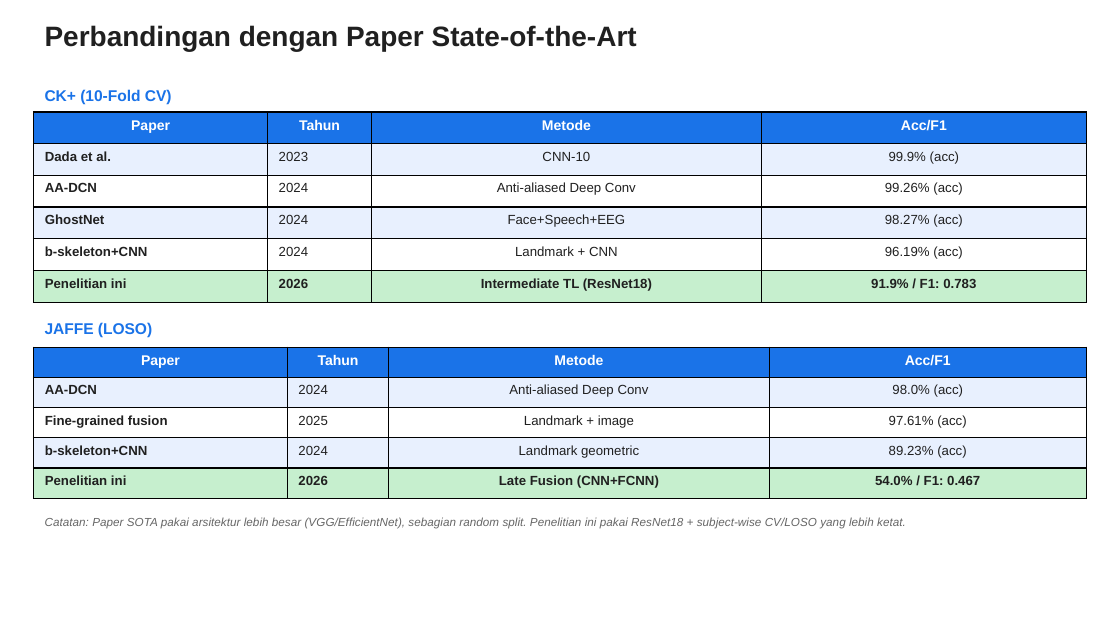
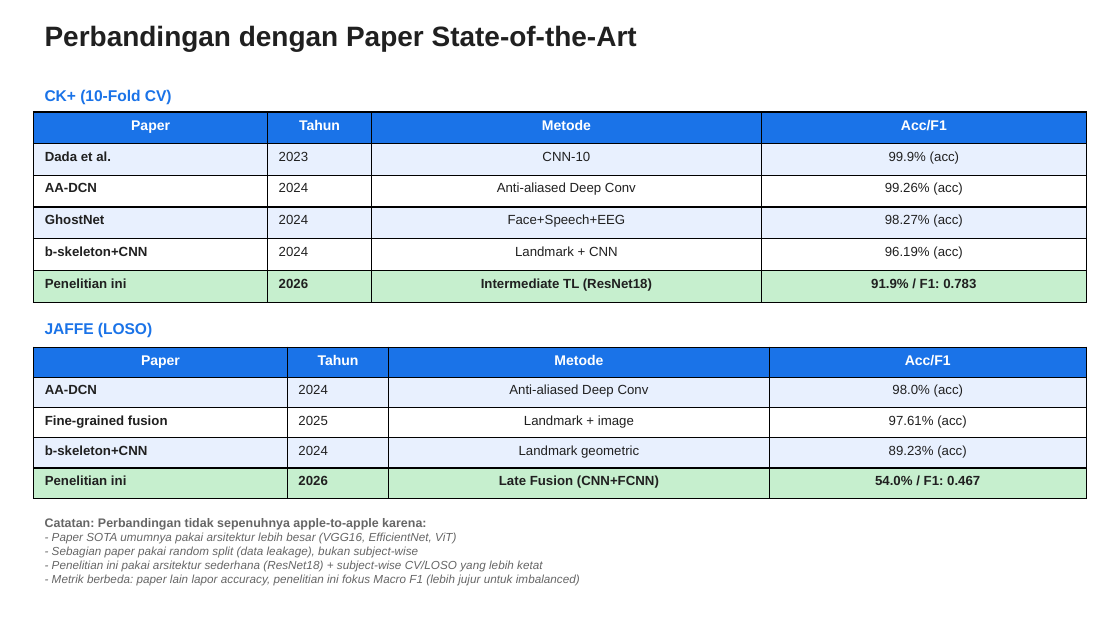
Before and after one commit to taufikhdyt01/MultimodalEmoLearn, a slide deck: slide 103 of docs/PPT Bimbingan.pptx. Drawn at 1120x630 pixels with LibreOffice and Linux fonts; fonts in the diff are those of the drawing. Boxes give left, top, right and bottom in pixels: in the first picture for what was removed or moved away, otherwise in the second. Text is boxed around its words. In the diff, an @@ line names an element or a change of style, - is before the commit and + after.

```diff
--- a/docs/PPT Bimbingan.pptx
+++ b/docs/PPT Bimbingan.pptx
@@ text at [45,518,580,586]: text changed @@
-Catatan: Paper SOTA pakai arsitektur lebih besar (VGG/EfficientNet), sebagian random split. Penelitian ini pakai ResNet18 + subject-wise CV/LOSO yang lebih ketat.
+Catatan: Perbandingan tidak sepenuhnya apple-to-apple karena:
+- Paper SOTA umumnya pakai arsitektur lebih besar (VGG16, EfficientNet, ViT)
+- Sebagian paper pakai random split (data leakage), bukan subject-wise
+- Penelitian ini pakai arsitektur sederhana (ResNet18) + subject-wise CV/LOSO yang lebih ketat
+- Metrik berbeda: paper lain lapor accuracy, penelitian ini fokus Macro F1 (lebih jujur untuk imbalanced)
```
